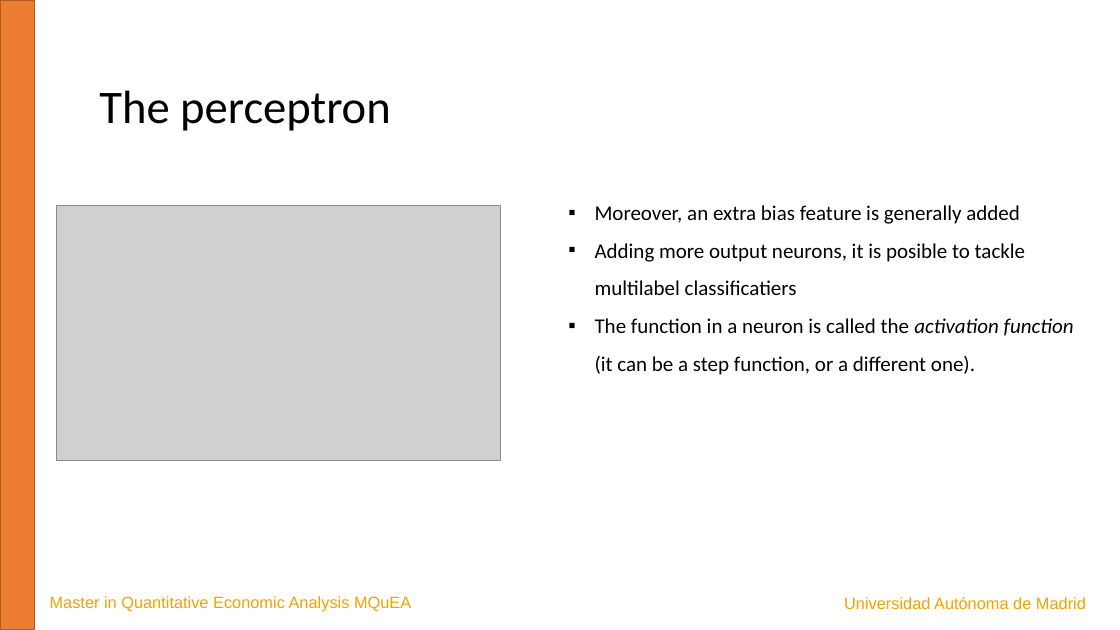
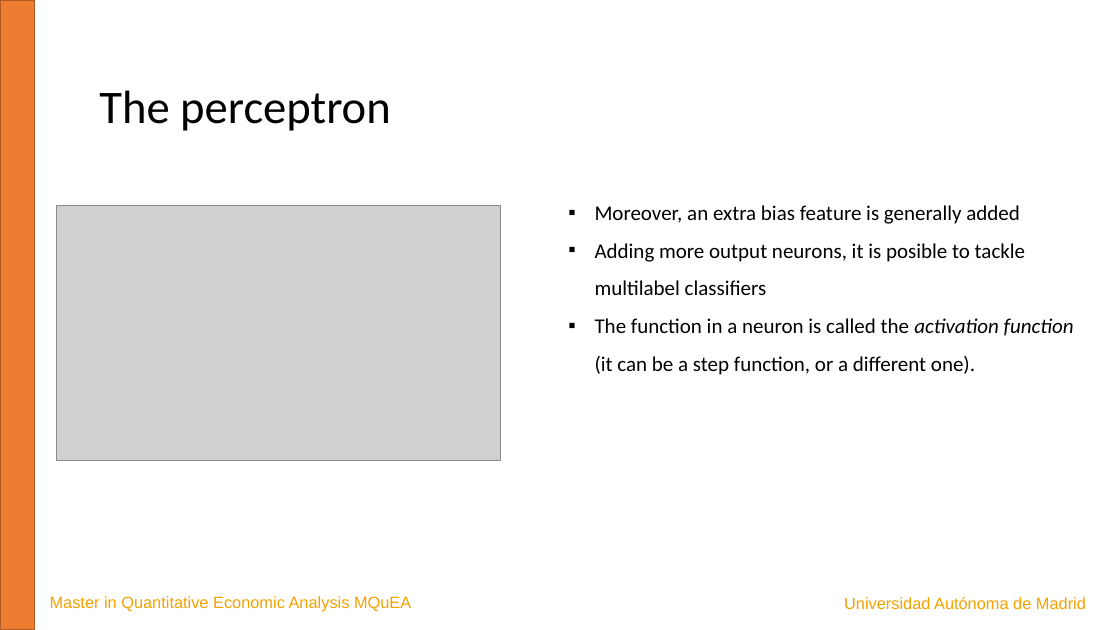
Before and after one commit to JavierBas/IMLEF-MQuEA, a slide deck: slide 6 of Course content/Slides/Topic 6 - Artificial Neural Networks.pptx. Drawn at 1120x630 pixels with LibreOffice and Linux fonts; fonts in the diff are those of the drawing; grey boxes stand for pictures. Boxes give left, top, right and bottom in pixels: in the first picture for what was removed or moved away, otherwise in the second. Text is boxed around its words. In the diff, an @@ line names an element or a change of style, - is before the commit and + after.

```diff
--- a/Course content/Slides/Topic 6 - Artificial Neural Networks.pptx
+++ b/Course content/Slides/Topic 6 - Artificial Neural Networks.pptx
@@ text at (x1=595, y1=243, x2=1025, y2=295): text changed @@
-▪ Adding more output neurons, it is posible to tackle multilabel classificatiers
+▪ Adding more output neurons, it is posible to tackle multilabel classifiers
```
Also in this commit, not shown: 4 other slides changed, 1 other file.
